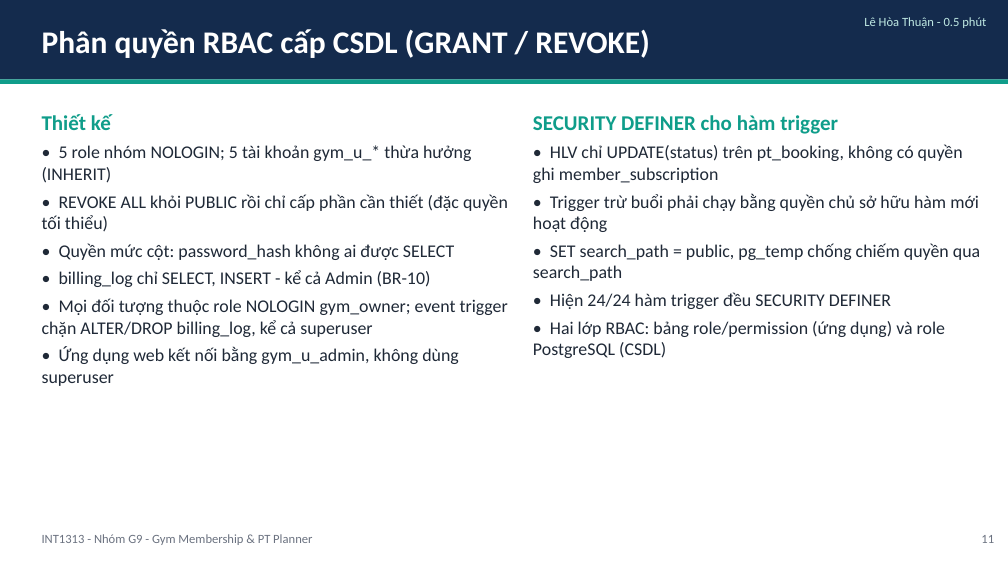
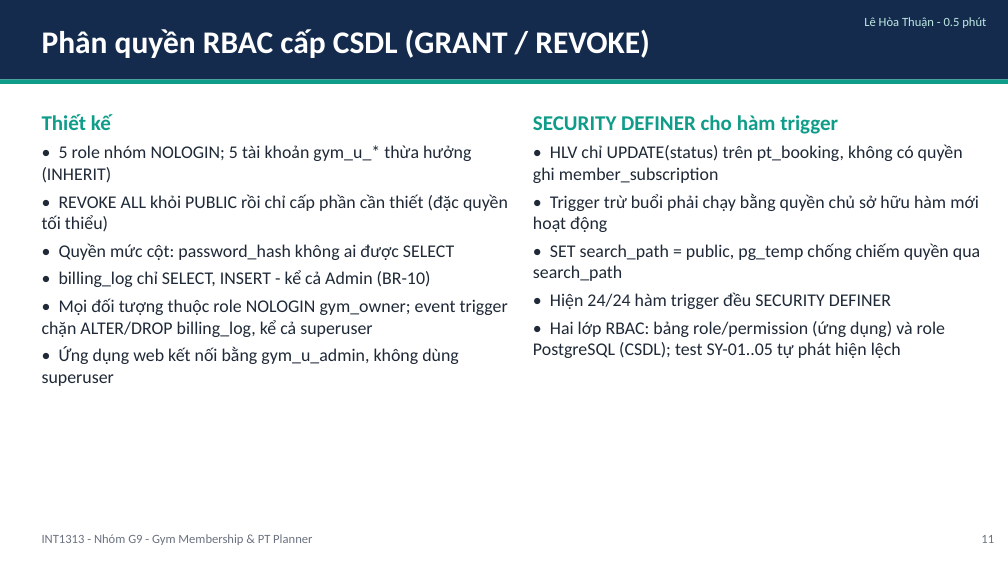
Before and after one commit to TienVN6222/PTIT_INT1313_CSDL_Group9, a slide deck: slide 11 of Phase 4/presentation/deck.pptx. Drawn at 1008x567 pixels with LibreOffice and Linux fonts; fonts in the diff are those of the drawing. Boxes give left, top, right and bottom in pixels: in the first picture for what was removed or moved away, otherwise in the second. Text is boxed around its words. In the diff, an @@ line names an element or a change of style, - is before the commit and + after.

Commit message:
Bổ sung TLS bắt buộc, sao lưu mã hóa và PITR; đồng bộ ma trận quyền (66 test RBAC); cập nhật báo cáo, slide

```diff
--- a/Phase 4/presentation/deck.pptx
+++ b/Phase 4/presentation/deck.pptx
@@ text at <box>533,321,945,358</box>: text changed @@
-• Hai lớp RBAC: bảng role/permission (ứng dụng) và role PostgreSQL (CSDL)
+• Hai lớp RBAC: bảng role/permission (ứng dụng) và role PostgreSQL (CSDL); test SY-01..05 tự phát hiện lệch
```
Also in this commit, not shown: 2 other slides changed, 26 other files.
